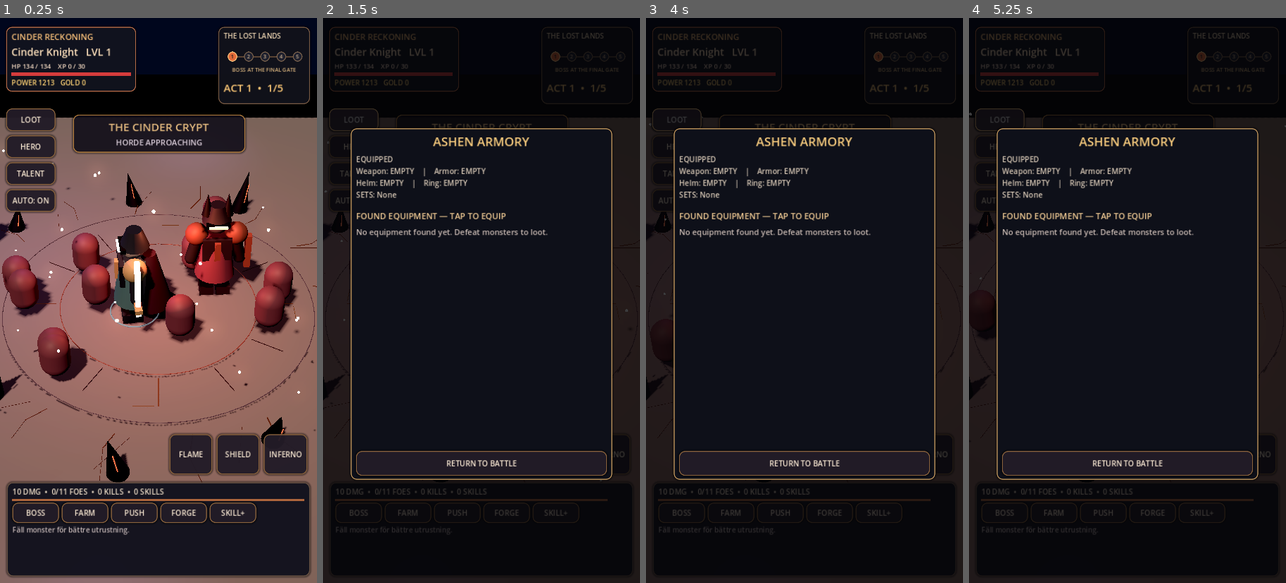
Above: before the commit, frames 1-4 (left to right).
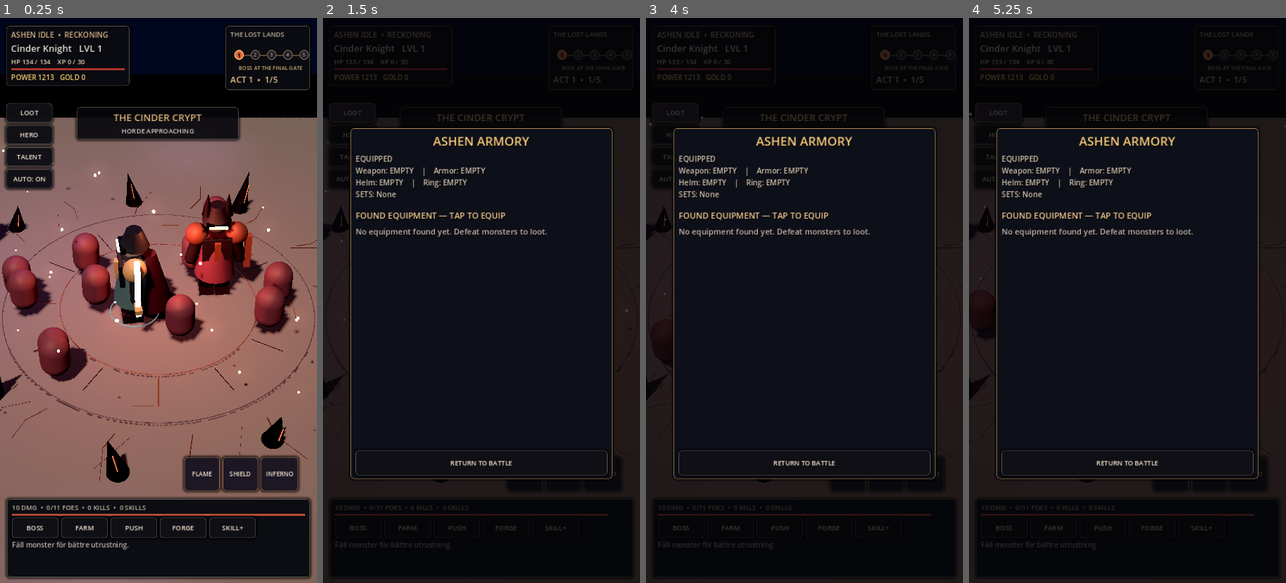
Above: after the commit, the same moments.

Repository: bananofil-wq/AshenIdle
Game: Godot game, scene res://scenes/main.tscn
Two runs of this game, one before a commit and one after it. Both use one fixed random seed, a clock stepped at 60 frames per second and the inputs below.
Inputs:
- Up to frame 1 (0.25 s): no input
- Up to frame 2 (1.5 s): click "LOOT" at 0.5 s; click "HERO" at 1.25 s
- Up to frame 3 (4 s): click "TALENT" at 2 s; click "AUTO: ON" at 2.75 s; click "BOSS" at 3.5 s
- Up to frame 4 (5.25 s): click "FARM" at 4.25 s; click "PUSH" at 5 s

The runs differ from the first frame. In frame 1, 17% of the frame differs, in the area x 1-99%, y 1-100%; in frame 2, 6.5%; in frame 3, 6.5%; in frame 4, 6.5%.

Commit message:
Complete premium ARPG HUD overhaul: slim portrait layout, cinematic charcoal panels, floating spell jewels

Diff:
--- a/scripts/main.gd
+++ b/scripts/main.gd
@@ -274,6 +274,9 @@
             if display_font != null:
                 l.add_theme_font_override("font", display_font)
     l.add_theme_color_override("font_color", color)
+    l.add_theme_color_override("font_shadow_color", Color(0, 0, 0, 0.92))
+    l.add_theme_constant_override("shadow_offset_x", 1)
+    l.add_theme_constant_override("shadow_offset_y", 2)
     l.autowrap_mode = TextServer.AUTOWRAP_WORD_SMART
     return l
 
@@ -295,65 +298,65 @@
     layer.add_child(overlay)
 
     var portrait := PanelContainer.new()
-    portrait.position = Vector2(14, 20)
-    portrait.size = Vector2(295, 128)
-    portrait.add_theme_stylebox_override("panel", _skin(Color("12141fe8"), Color("b66b48")))
+    portrait.position = Vector2(14, 18)
+    portrait.size = Vector2(280, 120)
+    portrait.add_theme_stylebox_override("panel", _skin(Color("0a0c12ed"), Color("65594d")))
     overlay.add_child(portrait)
     var portrait_box := VBoxContainer.new()
     portrait.add_child(portrait_box)
-    portrait_box.add_child(_label("CINDER RECKONING", 19, Color("f6be79")))
-    status = _label("", 23, Color("ffe2be"))
+    portrait_box.add_child(_label("ASHEN IDLE  •  RECKONING", 17, Color("d9b78d")))
+    status = _label("", 21, Color("e7e2d6"))
     portrait_box.add_child(status)
     details = _label("", 15, Color("f1d7c1"))
     portrait_box.add_child(details)
     hero_heart = ColorRect.new()
-    hero_heart.color = Color("d53c3c")
-    hero_heart.custom_minimum_size = Vector2(270, 7)
+    hero_heart.color = Color("ab342a")
+    hero_heart.custom_minimum_size = Vector2(250, 5)
     portrait_box.add_child(hero_heart)
     power_label = _label("", 16, Color("ffd375"))
     portrait_box.add_child(power_label)
 
     var map_panel := PanelContainer.new()
-    map_panel.position = Vector2(496, 20)
-    map_panel.size = Vector2(208, 175)
-    map_panel.add_theme_stylebox_override("panel", _skin(Color("11121bed"), Color("785a43")))
+    map_panel.position = Vector2(512, 18)
+    map_panel.size = Vector2(192, 145)
+    map_panel.add_theme_stylebox_override("panel", _skin(Color("0a0c12ed"), Color("65594d")))
     overlay.add_child(map_panel)
     var map_column := VBoxContainer.new()
     map_panel.add_child(map_column)
-    map_column.add_child(_label("THE LOST LANDS", 16, Color("ead2b0")))
+    map_column.add_child(_label("THE LOST LANDS", 15, Color("cabbad")))
     map_dots = Control.new()
-    map_dots.custom_minimum_size = Vector2(180, 80)
+    map_dots.custom_minimum_size = Vector2(167, 70)
     map_column.add_child(map_dots)
-    stage_banner = _label("", 24, Color("ffca77"))
+    stage_banner = _label("", 19, Color("f0c997"))
     map_column.add_child(stage_banner)
 
     var controls := VBoxContainer.new()
-    controls.position = Vector2(14, 205)
-    controls.add_theme_constant_override("separation", 10)
+    controls.position = Vector2(14, 193)
+    controls.add_theme_constant_override("separation", 7)
     overlay.add_child(controls)
-    controls.add_child(_ornate_button("LOOT", _show_inventory, Vector2(112, 51)))
-    controls.add_child(_ornate_button("HERO", _show_hero_panel, Vector2(112, 51)))
-    controls.add_child(_ornate_button("TALENT", _open_talent_panel, Vector2(112, 51)))
-    auto_gear_button = _ornate_button("AUTO GEAR", _toggle_auto_gear, Vector2(112, 51))
+    controls.add_child(_ornate_button("LOOT", _show_inventory, Vector2(105, 43)))
+    controls.add_child(_ornate_button("HERO", _show_hero_panel, Vector2(105, 43)))
+    controls.add_child(_ornate_button("TALENT", _open_talent_panel, Vector2(105, 43)))
+    auto_gear_button = _ornate_button("AUTO GEAR", _toggle_auto_gear, Vector2(105, 43))
     controls.add_child(auto_gear_button)
 
     var banner := PanelContainer.new()
-    banner.position = Vector2(166, 219)
-    banner.size = Vector2(391, 70)
-    banner.add_theme_stylebox_override("panel", _skin(Color("120f1bd2"), Color("ba823e")))
+    banner.position = Vector2(175, 202)
+    banner.size = Vector2(367, 62)
+    banner.add_theme_stylebox_override("panel", _skin(Color("090a10ba"), Color("5e4e4b")))
     overlay.add_child(banner)
     var banner_column := VBoxContainer.new()
     banner.add_child(banner_column)
-    center_banner = _label("THE ASHEN HUNT", 25, Color("ffd08c"))
+    center_banner = _label("THE ASHEN HUNT", 22, Color("ffd08c"))
     center_banner.horizontal_alignment = HORIZONTAL_ALIGNMENT_CENTER
     banner_column.add_child(center_banner)
-    combat = _label("", 18, Color("dbceda"))
+    combat = _label("", 15, Color("ded4ce"))
     combat.horizontal_alignment = HORIZONTAL_ALIGNMENT_CENTER
     banner_column.add_child(combat)
     var boss_panel := PanelContainer.new()
-    boss_panel.position = Vector2(182, 309)
-    boss_panel.size = Vector2(356, 57)
-    boss_panel.add_theme_stylebox_override("panel", _skin(Color("160d19ea"), Color("b14b3f")))
+    boss_panel.position = Vector2(189, 273)
+    boss_panel.size = Vector2(342, 52)
+    boss_panel.add_theme_stylebox_override("panel", _skin(Color("100a12c9"), Color("aa5143")))
     overlay.add_child(boss_panel)
     var boss_col := VBoxContainer.new()
     boss_panel.add_child(boss_col)
@@ -362,23 +365,23 @@
     boss_col.add_child(boss_hp_label)
     boss_hp_bar = ColorRect.new()
     boss_hp_bar.color = Color("e13b46")
-    boss_hp_bar.custom_minimum_size = Vector2(326, 8)
+    boss_hp_bar.custom_minimum_size = Vector2(310, 6)
     boss_col.add_child(boss_hp_bar)
     boss_panel.name = "BossHPPanel"
 
 
     var bottom := PanelContainer.new()
-    bottom.position = Vector2(16, overlay.size.y - 228)
-    bottom.size = Vector2(688, 213)
-    bottom.add_theme_stylebox_override("panel", _skin(Color("10111de9"), Color("695344")))
+    bottom.position = Vector2(16, overlay.size.y - 190)
+    bottom.size = Vector2(688, 177)
+    bottom.add_theme_stylebox_override("panel", _skin(Color("090b11ea"), Color("68615c")))
     overlay.add_child(bottom)
     var col := VBoxContainer.new()
     bottom.add_child(col)
-    info = _label("", 17, Color("edddc7"))
+    info = _label("", 15, Color("c8bdad"))
     col.add_child(info)
     combat_bar = ColorRect.new()
-    combat_bar.color = Color("ad653c")
-    combat_bar.custom_minimum_size = Vector2(640, 5)
+    combat_bar.color = Color("ba4d32")
+    combat_bar.custom_minimum_size = Vector2(640, 4)
     col.add_child(combat_bar)
     var action_line := HBoxContainer.new()
     action_line.add_theme_constant_override("separation", 6)
@@ -390,7 +393,7 @@
     action_line.add_child(_ornate_button("FORGE", _forge_weakest, Vector2(106, 46)))
     action_line.add_child(_ornate_button("SKILL+", _open_talent_panel, Vector2(106, 46)))
     var scroll := ScrollContainer.new()
-    scroll.custom_minimum_size = Vector2(630, 68)
+    scroll.custom_minimum_size = Vector2(630, 50)
     scroll.horizontal_scroll_mode = ScrollContainer.SCROLL_MODE_DISABLED
     col.add_child(scroll)
     inventory = VBoxContainer.new()
@@ -400,11 +403,13 @@
     col.add_child(offline)
 
     var skill_bar := HBoxContainer.new()
-    skill_bar.position = Vector2(385, overlay.size.y - 337)
-    skill_bar.add_theme_constant_override("separation", 10)
+    skill_bar.position = Vector2(419, overlay.size.y - 285)
+    skill_bar.add_theme_constant_override("separation", 7)
     overlay.add_child(skill_bar)
     for spell_name in CLASS_SPELLS[hero_class]:
-        var b := _ornate_button(str(spell_name), _use_skill.bind(skill_buttons.size()), Vector2(97, 91))
+        var b := _ornate_button(str(spell_name), _use_skill.bind(skill_buttons.size()), Vector2(80, 76))
+        b.add_theme_font_size_override("font_size", 14)
+        b.add_theme_stylebox_override("normal", _skin(Color("1a1624e8"), Color("a7775c")))
         skill_buttons.append(b)
         skill_bar.add_child(b)
 
@@ -1325,25 +1330,25 @@
     var style := StyleBoxFlat.new()
     style.bg_color = bg
     style.border_color = edge
-    style.set_border_width_all(2)
-    style.set_corner_radius_all(13)
-    style.shadow_color = Color(0.0, 0.0, 0.0, 0.45)
-    style.shadow_size = 5
+    style.set_border_width_all(1)
+    style.set_corner_radius_all(7)
+    style.shadow_color = Color(0.0, 0.0, 0.0, 0.67)
+    style.shadow_size = 7
     style.anti_aliasing = true
-    style.content_margin_left = 12
-    style.content_margin_right = 12
-    style.content_margin_top = 9
-    style.content_margin_bottom = 9
+    style.content_margin_left = 11
+    style.content_margin_right = 11
+    style.content_margin_top = 8
+    style.content_margin_bottom = 8
     return style
 
 func _ornate_button(title: String, callback: Callable, dims: Vector2) -> Button:
     var b := Button.new()
     b.text = title
     b.custom_minimum_size = dims
-    b.add_theme_font_size_override("font_size", 17)
-    b.add_theme_stylebox_override("normal", _skin(Color("231c28ef"), Color("8b633c")))
-    b.add_theme_stylebox_override("hover", _skin(Color("50323bed"), Color("ffc268")))
-    b.add_theme_stylebox_override("pressed", _skin(Color("7d472fe9"), Color("ffe3a4")))
+    b.add_theme_font_size_override("font_size", 15)
+    b.add_theme_stylebox_override("normal", _skin(Color("101016ed"), Color("68605f")))
+    b.add_theme_stylebox_override("hover", _skin(Color("26212be9"), Color("e4a568")))
+    b.add_theme_stylebox_override("pressed", _skin(Color("51382ce9"), Color("f4bc77")))
     b.add_theme_stylebox_override("focus", _skin(Color("382c38d8"), Color("e4b676")))
     b.add_theme_color_override("font_color", Color("f8e8d2"))
     b.add_theme_color_override("font_pressed_color", Color("ffffff"))
